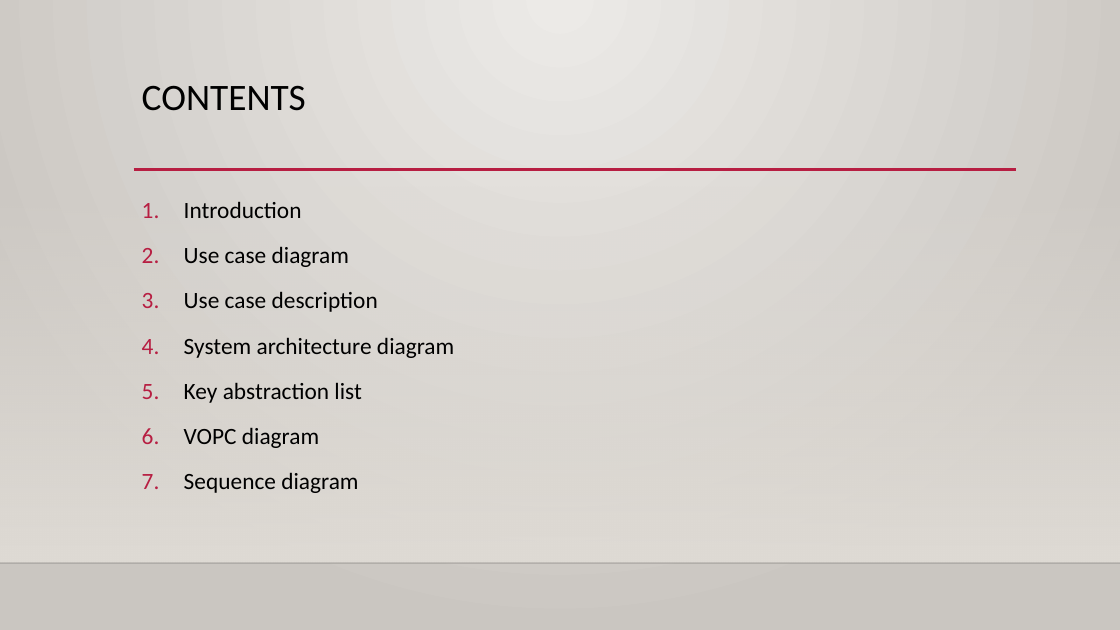
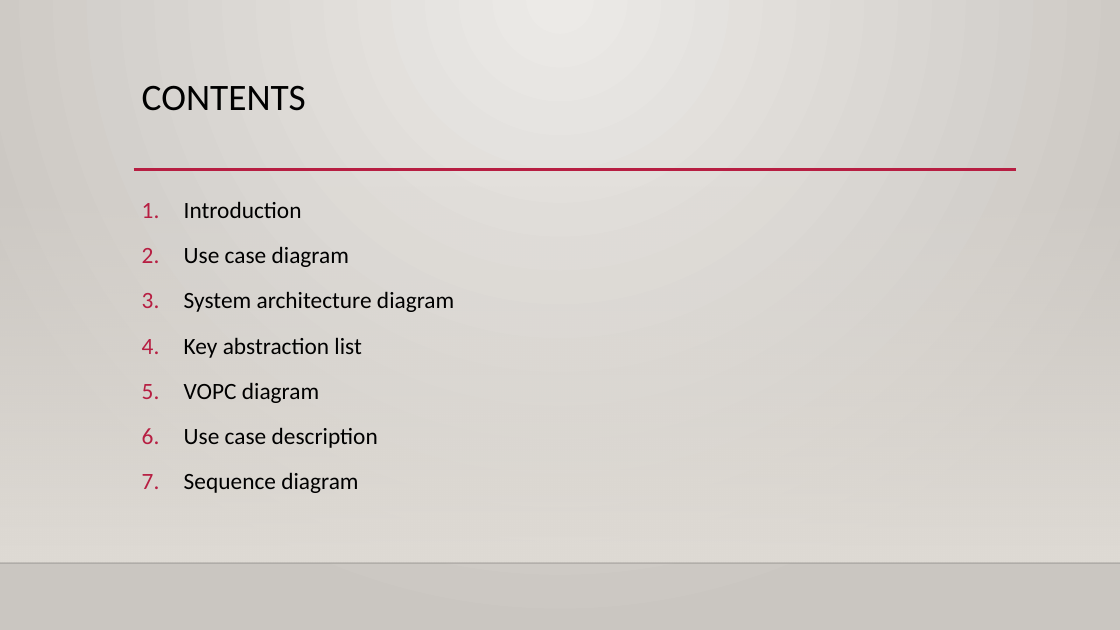
Before and after one commit to zelalemzergaw/Software-Enginering-2019, a slide deck: slide 2 of Slide/E flight ticket purchase.pptx. Drawn at 1120x630 pixels with LibreOffice and Linux fonts; fonts in the diff are those of the drawing; background and template pictures are left out. Boxes give left, top, right and bottom in pixels: in the first picture for what was removed or moved away, otherwise in the second. Text is boxed around its words. In the diff, an @@ line names an element or a change of style, - is before the commit and + after.

Commit message:
45

```diff
--- a/Slide/E flight ticket purchase.pptx
+++ b/Slide/E flight ticket purchase.pptx
@@ text at (184, 291, 378, 312): paragraph removed @@
-3. Use case description
@@ text at (184, 427, 378, 448): paragraph added @@
+6. Use case description
```
Also in this commit, not shown: 4 other slides changed, 1 slide added, 1 slide removed.
